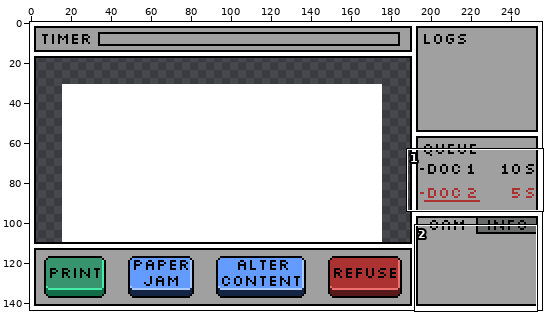
Pixel-art file -- Assets/Sprites/main_ui_prototype.ase. Above, an overview of the earlier version with the close-up marked.
Close-up. First the earlier version:
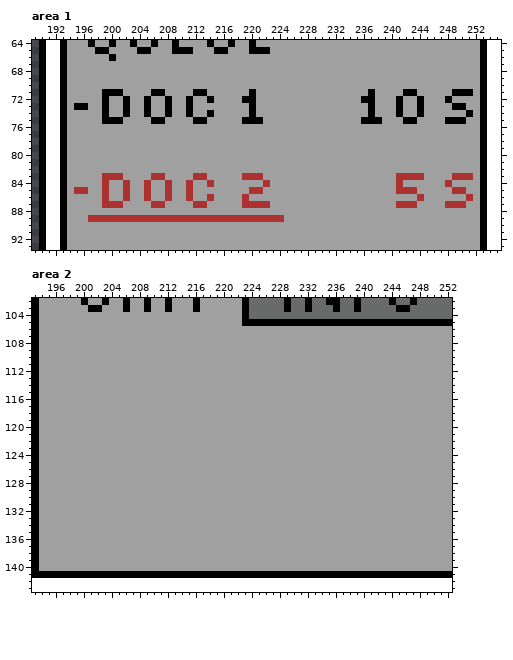
256x144 pixels, 1 frame. Shown: area 1: x 189..255, y 64..93; area 2: x 193..252, y 102..143. The commit also changed other parts of the picture, which this record leaves out.
And afterwards:
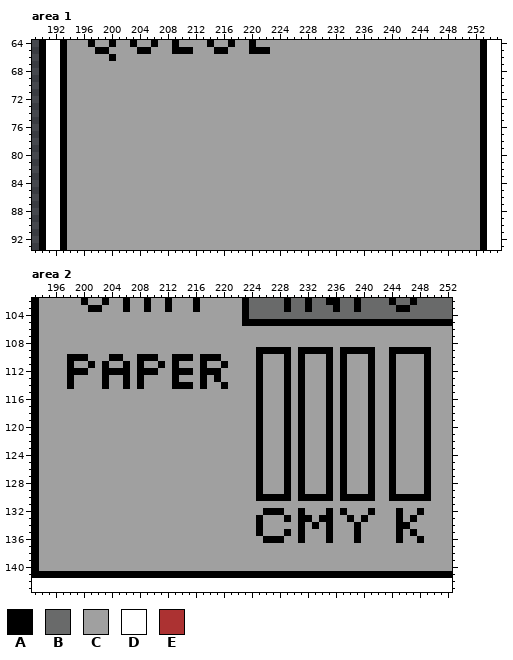
Palette (. is transparent): A #000000  B #696a6a  C #a0a0a0  D #ffffff  E #ac3232
Commit message: printer info
Change:
layer "Queue" now hidden
layer "Printer Info Ink" added
layer "Printer Info Paper" added
Area 1:
y 71: x 199..201 AAA -> CCC; x 206..207 AA -> CC; x 212..213 AA -> CC; x 220 A -> C; x 237 A -> C; x 242..243 AA -> CC; x 249..251 AAA -> CCC
y 72: x 199 A -> C; x 202 A -> C; x 205 A -> C; x 208 A -> C; x 211 A -> C; x 214 A -> C; x 219..220 AA -> CC; x 236..237 AA -> CC; x 241 A -> C; x 244 A -> C; x 248 A -> C
y 73: x 195..196 AA -> CC; x 199 A -> C; x 202 A -> C; x 205 A -> C; x 208 A -> C; x 211 A -> C; x 220 A -> C; x 237 A -> C; x 241 A -> C; x 244 A -> C; x 249..250 AA -> CC
y 74: x 199 A -> C; x 202 A -> C; x 205 A -> C; x 208 A -> C; x 211 A -> C; x 214 A -> C; x 220 A -> C; x 237 A -> C; x 241 A -> C; x 244 A -> C; x 251 A -> C
y 75: x 199..201 AAA -> CCC; x 206..207 AA -> CC; x 212..213 AA -> CC; x 219..221 AAA -> CCC; x 236..238 AAA -> CCC; x 242..243 AA -> CC; x 248..250 AAA -> CCC
y 83: x 199..201 EEE -> CCC; x 206..207 EE -> CC; x 212..213 EE -> CC; x 219..221 EEE -> CCC; x 241..244 EEEE -> CCCC; x 249..251 EEE -> CCC
y 84: x 199 E -> C; x 202 E -> C; x 205 E -> C; x 208 E -> C; x 211 E -> C; x 214 E -> C; x 222 E -> C; x 241 E -> C; x 248 E -> C
y 85: x 195..196 EE -> CC; x 199 E -> C; x 202 E -> C; x 205 E -> C; x 208 E -> C; x 211 E -> C; x 220..221 EE -> CC; x 241..243 EEE -> CCC; x 249..250 EE -> CC
y 86: x 199 E -> C; x 202 E -> C; x 205 E -> C; x 208 E -> C; x 211 E -> C; x 214 E -> C; x 219 E -> C; x 244 E -> C; x 251 E -> C
y 87: x 199..201 EEE -> CCC; x 206..207 EE -> CC; x 212..213 EE -> CC; x 219..222 EEEE -> CCCC; x 241..243 EEE -> CCC; x 248..250 EEE -> CCC
y 89: x 197..224 EEEEEEEEEEEEEEEEEEEEEEEEEEEE -> CCCCCCCCCCCCCCCCCCCCCCCCCCCC
Area 2, layers "Printer Info Paper", "Printer Info Ink":
y 109: x 225..229 CCCCC -> AAAAA; x 231..235 CCCCC -> AAAAA; x 237..241 CCCCC -> AAAAA; x 244..249 CCCCCC -> AAAAAA
y 110: x 198..200 CCC -> AAA; x 204..205 CC -> AA; x 208..210 CCC -> AAA; x 213..215 CCC -> AAA; x 217..219 CCC -> AAA; x 225 C -> A; x 229 C -> A; x 231 C -> A; x 235 C -> A; x 237 C -> A; x 241 C -> A; x 244 C -> A; x 249 C -> A
y 111: x 198 C -> A; x 201 C -> A; x 203 C -> A; x 206 C -> A; x 208 C -> A; x 211 C -> A; x 213 C -> A; x 217 C -> A; x 220 C -> A; x 225 C -> A; x 229 C -> A; x 231 C -> A; x 235 C -> A; x 237 C -> A; x 241 C -> A; x 244 C -> A; x 249 C -> A
y 112: x 198..200 CCC -> AAA; x 203..206 CCCC -> AAAA; x 208..210 CCC -> AAA; x 213..215 CCC -> AAA; x 217..219 CCC -> AAA; x 225 C -> A; x 229 C -> A; x 231 C -> A; x 235 C -> A; x 237 C -> A; x 241 C -> A; x 244 C -> A; x 249 C -> A
y 113: x 198 C -> A; x 203 C -> A; x 206 C -> A; x 208 C -> A; x 213 C -> A; x 217 C -> A; x 219 C -> A; x 225 C -> A; x 229 C -> A; x 231 C -> A; x 235 C -> A; x 237 C -> A; x 241 C -> A; x 244 C -> A; x 249 C -> A
y 114: x 198 C -> A; x 203 C -> A; x 206 C -> A; x 208 C -> A; x 213..215 CCC -> AAA; x 217 C -> A; x 220 C -> A; x 225 C -> A; x 229 C -> A; x 231 C -> A; x 235 C -> A; x 237 C -> A; x 241 C -> A; x 244 C -> A; x 249 C -> A
y 115..129: x 225 C -> A; x 229 C -> A; x 231 C -> A; x 235 C -> A; x 237 C -> A; x 241 C -> A; x 244 C -> A; x 249 C -> A
y 130: x 225..229 CCCCC -> AAAAA; x 231..235 CCCCC -> AAAAA; x 237..241 CCCCC -> AAAAA; x 244..249 CCCCCC -> AAAAAA
y 132: x 226..228 CCC -> AAA; x 231 C -> A; x 235 C -> A; x 237 C -> A; x 241 C -> A; x 245 C -> A; x 248 C -> A
y 133: x 225 C -> A; x 229 C -> A; x 231..232 CC -> AA; x 234..235 CC -> AA; x 238 C -> A; x 240 C -> A; x 245 C -> A; x 247 C -> A
y 134: x 225 C -> A; x 231 C -> A; x 233 C -> A; x 235 C -> A; x 239 C -> A; x 245..246 CC -> AA
y 135: x 225 C -> A; x 229 C -> A; x 231 C -> A; x 235 C -> A; x 239 C -> A; x 245 C -> A; x 247 C -> A
y 136: x 226..228 CCC -> AAA; x 231 C -> A; x 235 C -> A; x 239 C -> A; x 245 C -> A; x 248 C -> A
Pixel boxes of the changes (left, top, right, bottom) in both close-ups:
changed: (74, 89, 214, 124)
changed: (242, 89, 263, 124)
changed: (361, 89, 473, 124)
changed: (74, 173, 284, 222)
changed: (396, 173, 473, 208)
changed: (67, 347, 431, 543)
